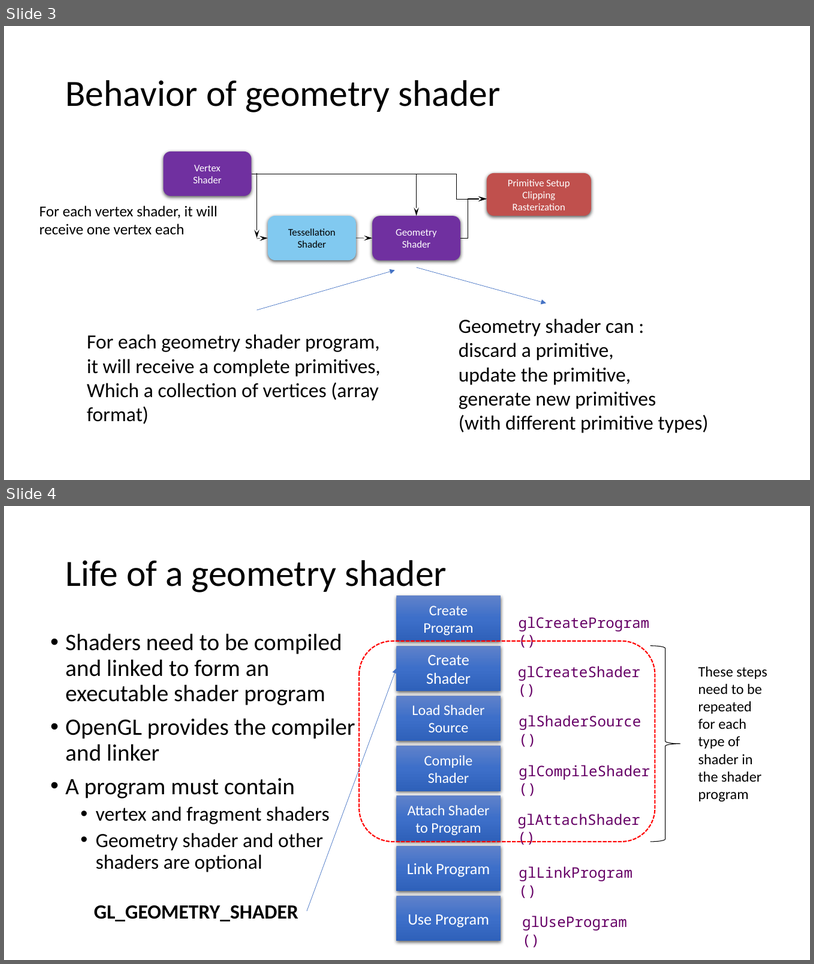
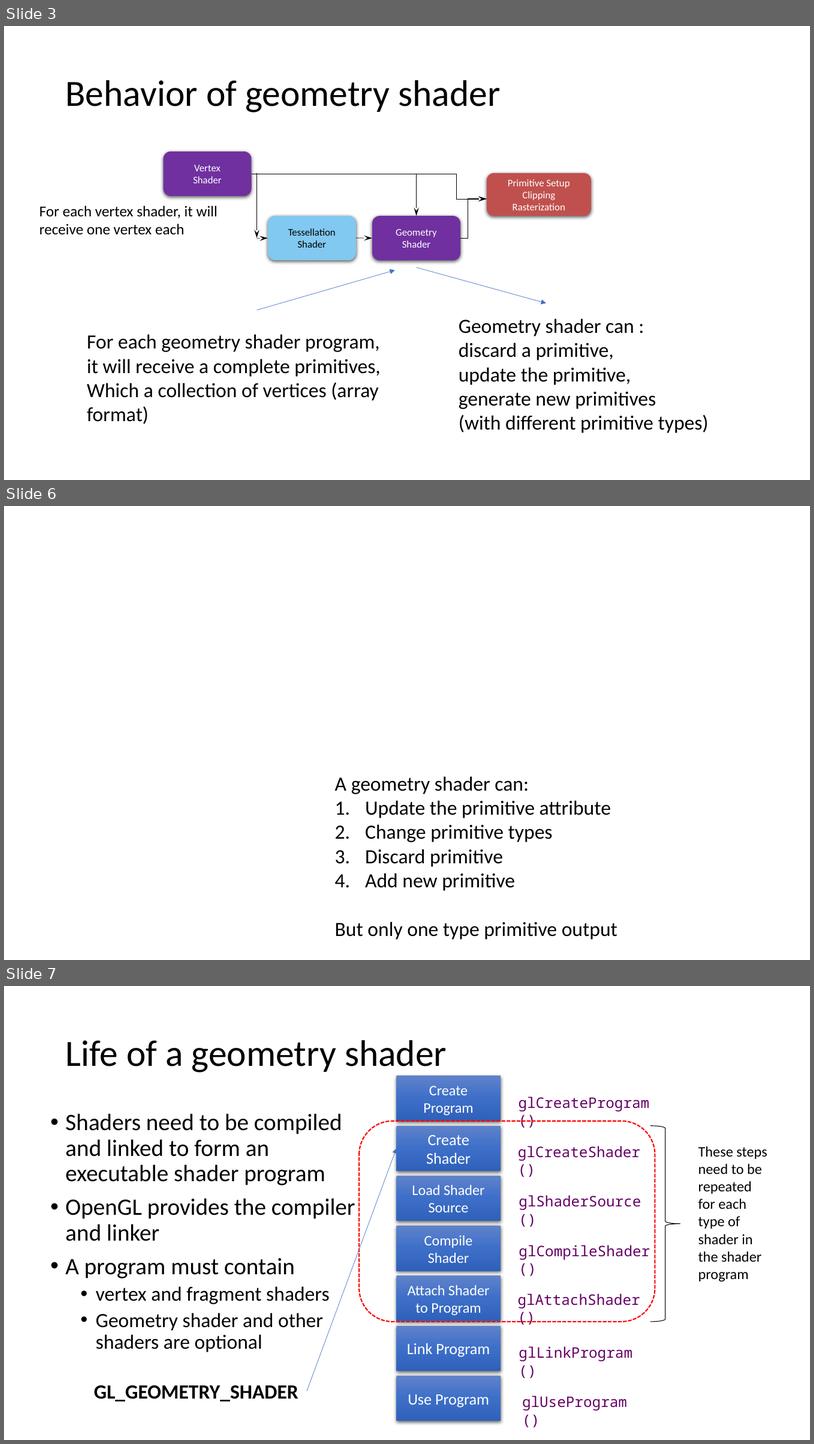
Before and after one commit to easyfly007/opengl_programming_guide, a slide deck: OpenGLProgrammingGuide_10_yifeih.pptx. Shown one above the other, each under a label of ours: slides 3 and 4 before the commit, slides 3, 6 and 7 after it; the slides between them are not shown. The pictures are 814x964 and 814x1444 pixels, drawn with LibreOffice and Linux fonts; fonts in the diff are those of the drawing; background and template pictures are left out. Boxes give left, top, right and bottom in pixels: in the first picture for what was removed or moved away, otherwise in the second. Text is boxed around its words. In the diff, an @@ line names an element or a change of style, - is before the commit and + after.

```diff
--- a/OpenGLProgrammingGuide_10_yifeih.pptx
+++ b/OpenGLProgrammingGuide_10_yifeih.pptx
@@ slide 6 added at <box>4,506,810,960</box>, background picture (left out) @@
@@ text added at <box>335,776,618,939</box>, 24 pt, text #000000 @@
+A geometry shader can:
+1. Update the primitive attribute
+2. Change primitive types
+3. Discard primitive
+4. Add new primitive
+But only one type primitive output
@@ what was slide 4 is now slide 7 @@
```
Also in this commit, not shown: 5 slides changed, 13 other slides added, 12 slides removed.
